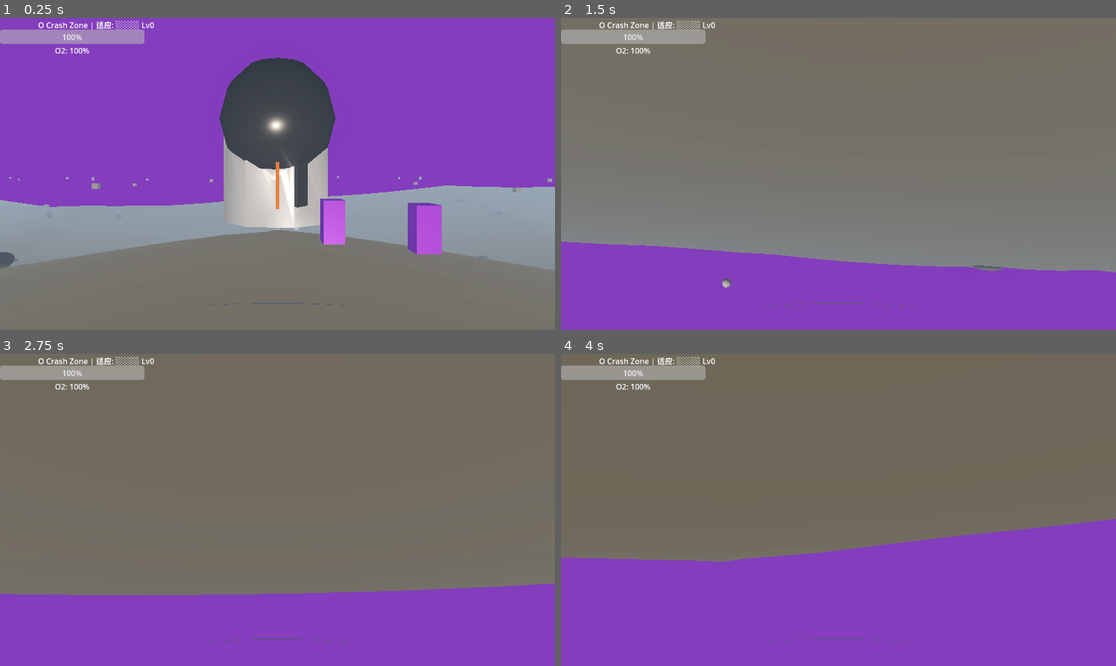
Above: before the commit, frames 1-4 (two rows, left to right).
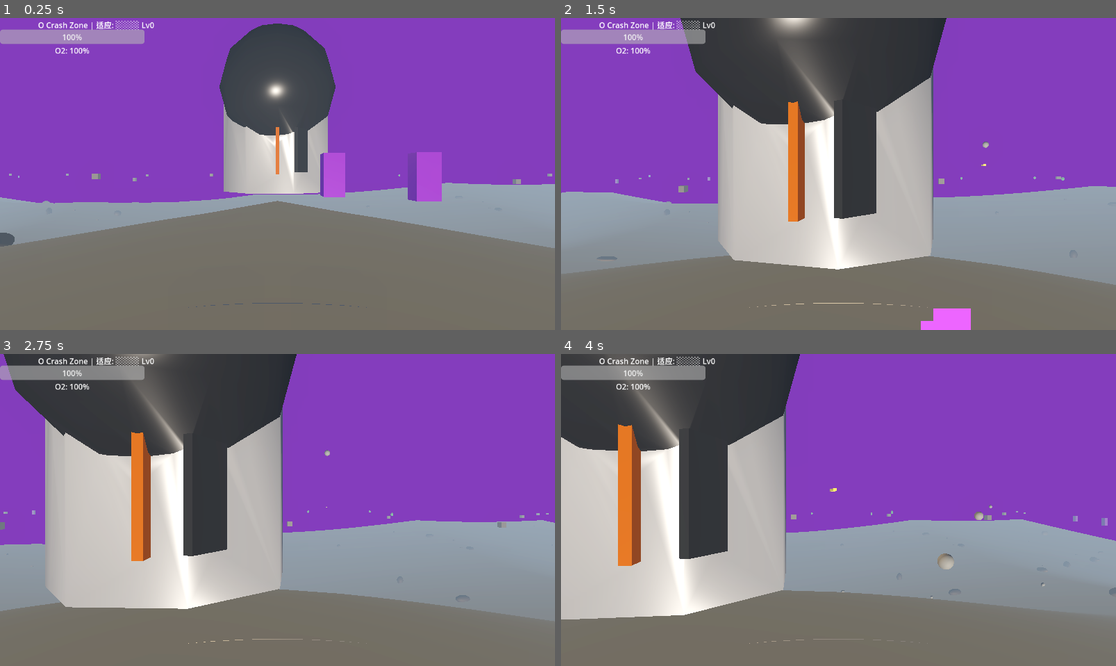
Above: after the commit, the same moments.

Repository: qnctx/star-abyss-game
Game: Godot game, scene res://scenes/main.tscn
Same seed, same stepped clock (60 frames per second), same inputs: the game is played once before the commit and once after it.
Inputs (mouse positions are in pixels of both pictures, inside the frame that each line leads up to):
- Up to frame 1 (0.25 s): no input
- Up to frame 2 (1.5 s): tap Enter at 0.5 s; move the mouse to (866, 174) at 0.52 s; hold W (move_forward) from 0.53 s (still down); tap Space (jump) at 0.6, 0.77, 1.07 s; click (866, 174) at 0.67 s; move the mouse to (810, 174) at 1.27 s; tap Ctrl (crouch) at 1.35 s
- Up to frame 3 (2.75 s): keep holding W (move_forward); tap Space (jump) at 1.52, 1.55, 1.82, 2.3 s; move the mouse to (288, 503) at 2.02 s; hold E (interact) from 2.03 s (still down)
- Up to frame 4 (4 s): keep holding W (move_forward); move the mouse to (832, 516) at 2.77 s; release E (interact) at 2.78 s; tap Z (prone) at 2.85 s; click (832, 516) at 2.92 s; tap Space (jump) at 3.02, 3.05, 3.32, 3.77, 3.8 s; move the mouse to (877, 513) at 3.52 s; press the mouse at (877, 513) at 3.53 s

The runs differ from the first frame. In frame 1, 16% of the frame differs, in the area x 0-100%, y 1-81%; in frame 2, 98%; in frame 3, 98%, in the area x 0-100%, y 0-100%; in frame 4, 97%.

Commit message:
Fix: snap Y to terrain every frame, disable gravity Y drift

Diff:
--- a/src/scripts/player.gd
+++ b/src/scripts/player.gd
@@ -74,9 +74,6 @@
 		_movement_state = 0
 		_target_eye_height = EYE_HEIGHT_NORMAL
 
-	# Smooth eye height transition
-	var current_eye_height = global_position.y - (WorldGenerator.get_height_at(Vector2(global_position.x, global_position.z)) if WorldGenerator else 0.0)
-	var target_y_from_terrain = _target_eye_height
 	_crouch_transition = lerp(_crouch_transition, 1.0 if _movement_state > 0 else 0.0, delta * 10.0)
 
 	# Movement
@@ -101,26 +98,25 @@
 	var direction = (transform.basis * move_vec).normalized()
 
 	# Jump — only when on ground and not prone
-	if Input.is_action_just_pressed("jump") and _movement_state < 2:
+	if Input.is_action_just_pressed("jump") and _movement_state < 2 and is_on_floor():
 		velocity.y = jump_force
-		_is_jumping = true
 
-	# Apply gravity
-	velocity.y -= 20.0 * delta
+	# Manually control Y position — no automatic gravity on CharacterBody
+	# Snap player eye height to terrain surface every frame
+	if WorldGenerator:
+		var terrain_y = WorldGenerator.get_height_at(Vector2(global_position.x, global_position.z))
+		var target_y = terrain_y + _target_eye_height
+		# When jumping, let player rise before snapping back down
+		if velocity.y <= 0.1 or is_on_floor():
+			global_position.y = target_y
+			velocity.y = 0.0
+		else:
+			# In air — let jump arc play out
+			velocity.y -= jump_force * delta
+
 	velocity.x = direction.x * current_speed
 	velocity.z = direction.z * current_speed
 	move_and_slide()
-
-	# Ground detection
-	var on_ground = is_on_floor()
-	if on_ground:
-		_is_jumping = false
-
-	# Snap to terrain surface + current eye height (only when on ground)
-	if WorldGenerator:
-		var terrain_y = WorldGenerator.get_height_at(Vector2(global_position.x, global_position.z))
-		if on_ground:
-			global_position.y = terrain_y + _target_eye_height
 
 	# Detect stuck state: input present but velocity near zero after move_and_slide()
 	# This commonly happens with ConcavePolygonShape3D terrain
